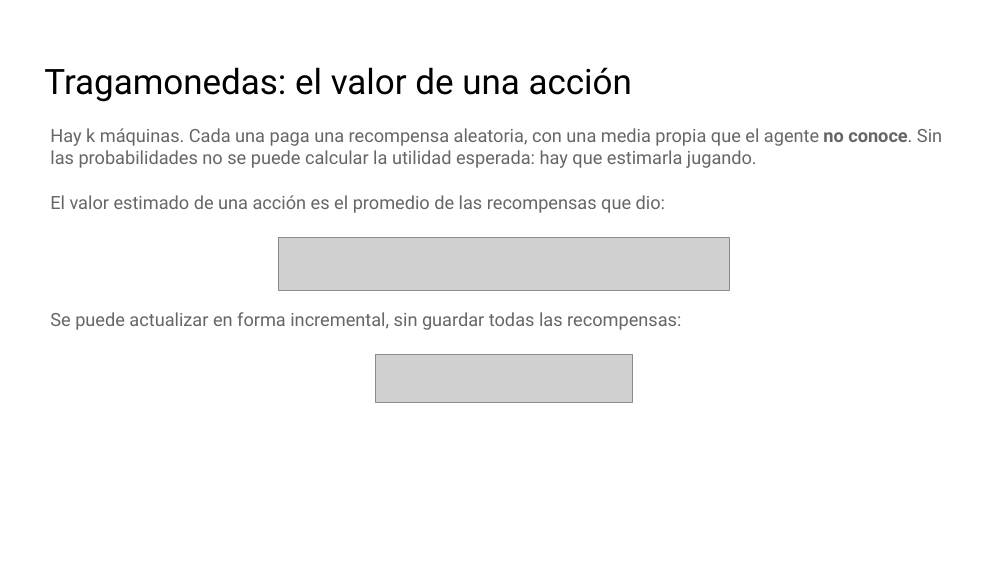
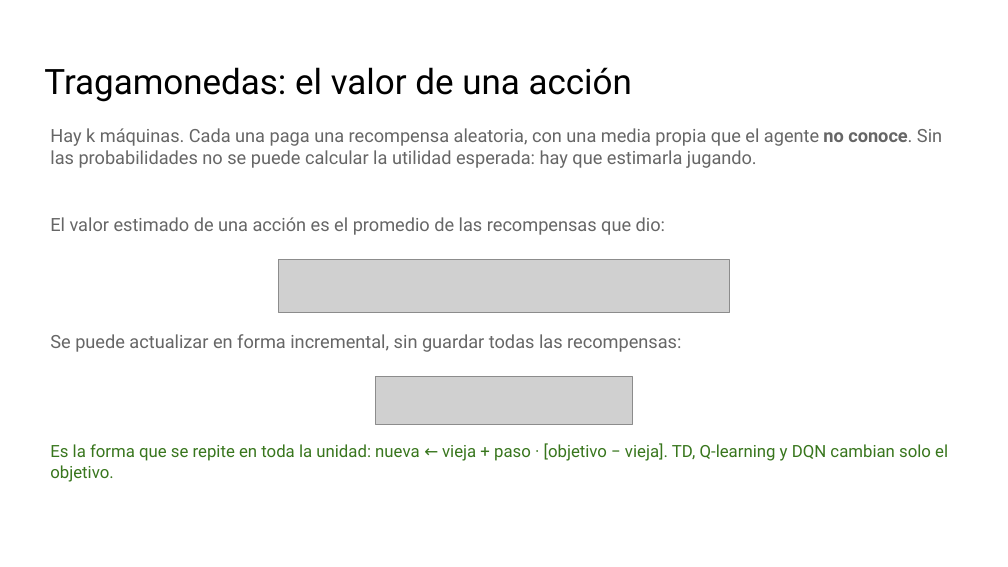
Before and after one commit to telsesser/2026-ML-UNLU, a slide deck: slide 7 of 03-refuerzos/presentaciones/C3-1_ Decisiones secuenciales y Q-learning.pptx (slide 6 before the commit). Drawn at 1008x567 pixels with LibreOffice and Linux fonts; fonts in the diff are those of the drawing; grey boxes stand for pictures; background and template pictures are left out. Boxes give left, top, right and bottom in pixels: in the first picture for what was removed or moved away, otherwise in the second. Text is boxed around its words. In the diff, an @@ line names an element or a change of style, - is before the commit and + after.

```diff
--- a/03-refuerzos/presentaciones/C3-1_ Decisiones secuenciales y Q-learning.pptx
+++ b/03-refuerzos/presentaciones/C3-1_ Decisiones secuenciales y Q-learning.pptx
@@ text "El valor estimado de una ...": place and size @@
-text "El valor estimado de una ..." at [50,195,665,213]
+text "El valor estimado de una ..." at [50,217,665,235]
@@ 2 pictures, 1 text: place and size @@
-2 pictures, 1 text at [50,238,729,402]
+2 pictures, 1 text at [50,260,729,423]
@@ text added at [50,443,948,482], 12 pt, text #38761D @@
+Es la forma que se repite en toda la unidad: nueva ← vieja + paso · [objetivo − vieja]. TD, Q-learning y DQN cambian solo el objetivo.
```
Also in this commit, not shown: 13 other slides changed, 7 slides added, 23 other files.
